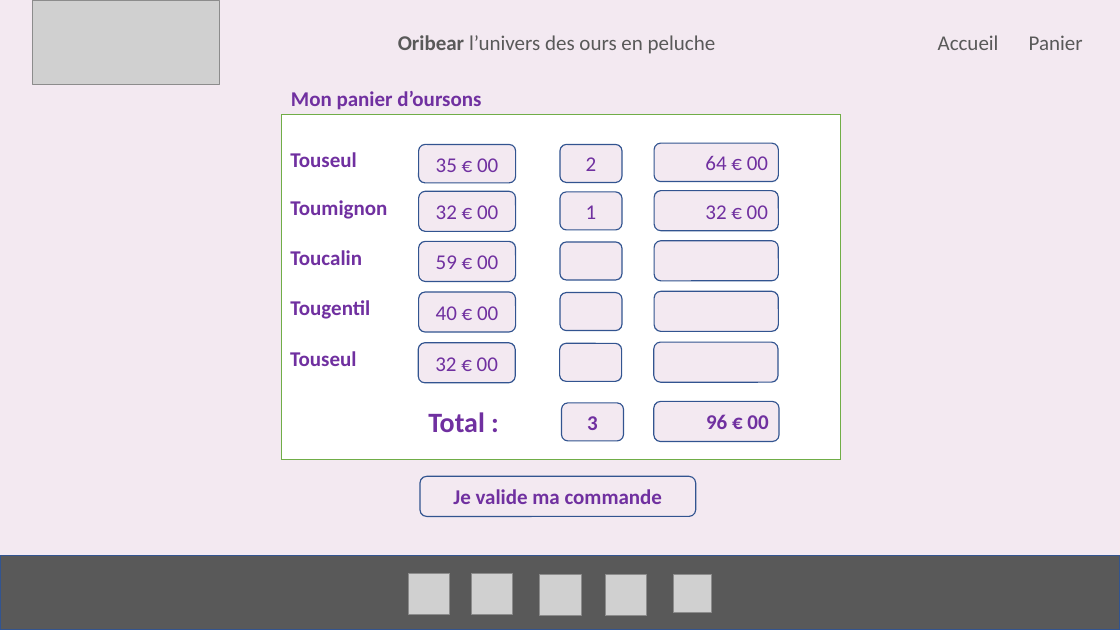
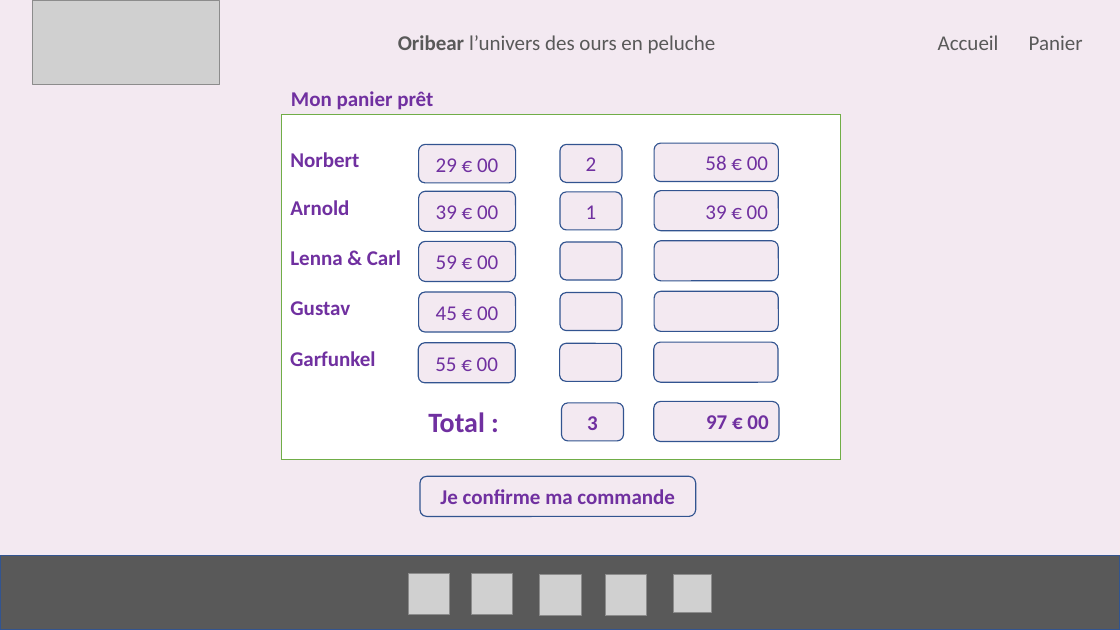
Before and after one commit to darethlao/orinoco, a slide deck: slide 7 of design marquette/orinoco_webdesign_model.pptx. Drawn at 1120x630 pixels with LibreOffice and Linux fonts; fonts in the diff are those of the drawing; grey boxes stand for pictures. Boxes give left, top, right and bottom in pixels: in the first picture for what was removed or moved away, otherwise in the second. Text is boxed around its words. In the diff, an @@ line names an element or a change of style, - is before the commit and + after.

```diff
--- a/design marquette/orinoco_webdesign_model.pptx
+++ b/design marquette/orinoco_webdesign_model.pptx
@@ text at (291,91,433,110): text changed @@
-Mon panier d’oursons
+Mon panier prêt
@@ text at (290,152,359,167): text changed @@
-Touseul
+Norbert
@@ text in rounded rectangle at (436,158,498,172): text changed @@
-35 € 00
+29 € 00
@@ text in rounded rectangle at (705,155,768,170): text changed @@
-64 € 00
+58 € 00
@@ text at (290,200,349,215): text changed @@
-Toumignon
+Arnold
@@ text in rounded rectangle at (436,205,498,219): text changed @@
-32 € 00
+39 € 00
@@ text in rounded rectangle at (705,205,768,219): text changed @@
-32 € 00
+39 € 00
@@ text at (290,250,401,265): text changed @@
-Toucalin
+Lenna & Carl
@@ text at (290,301,350,315): text changed @@
-Tougentil
+Gustav
@@ text in rounded rectangle at (436,306,498,320): text changed @@
-40 € 00
+45 € 00
@@ text at (290,351,375,366): text changed @@
-Touseul
+Garfunkel
@@ text in rounded rectangle at (435,357,498,371): text changed @@
-32 € 00
+55 € 00
@@ text in rounded rectangle at (706,415,768,429): text changed @@
-96 € 00
+97 € 00
@@ text in rounded rectangle at (440,489,675,504): text changed @@
-Je valide ma commande
+Je confirme ma commande
```
Also in this commit, not shown: 7 other slides changed, 1 slide added, 13 other files.
